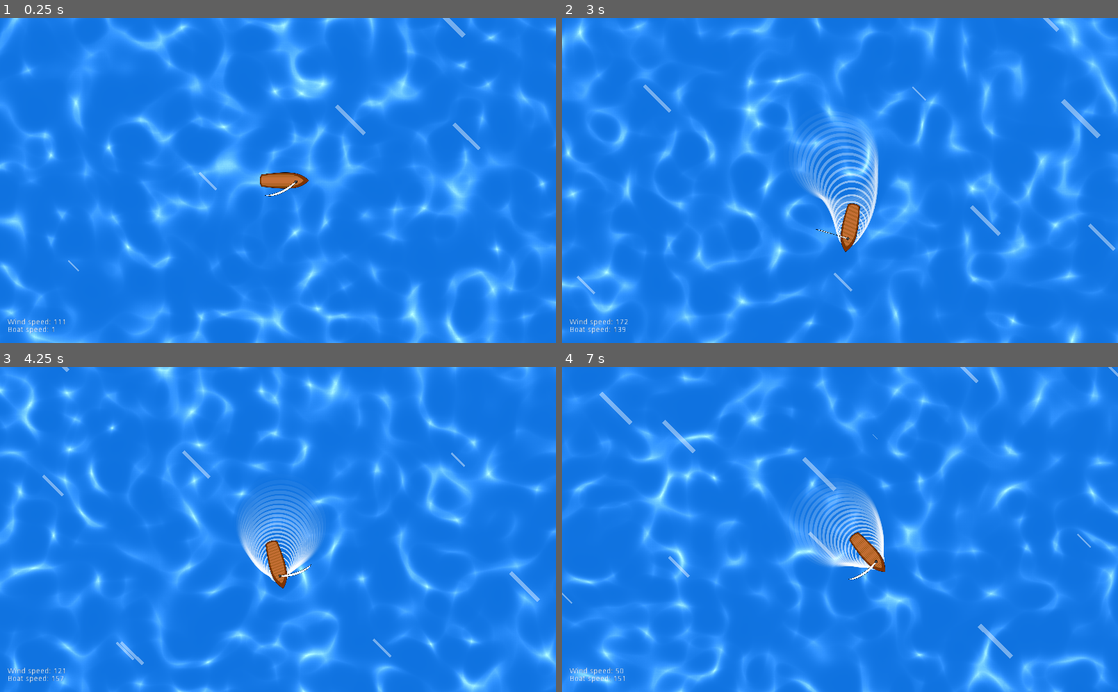
Above: before the commit, frames 1-4 (two rows, left to right).
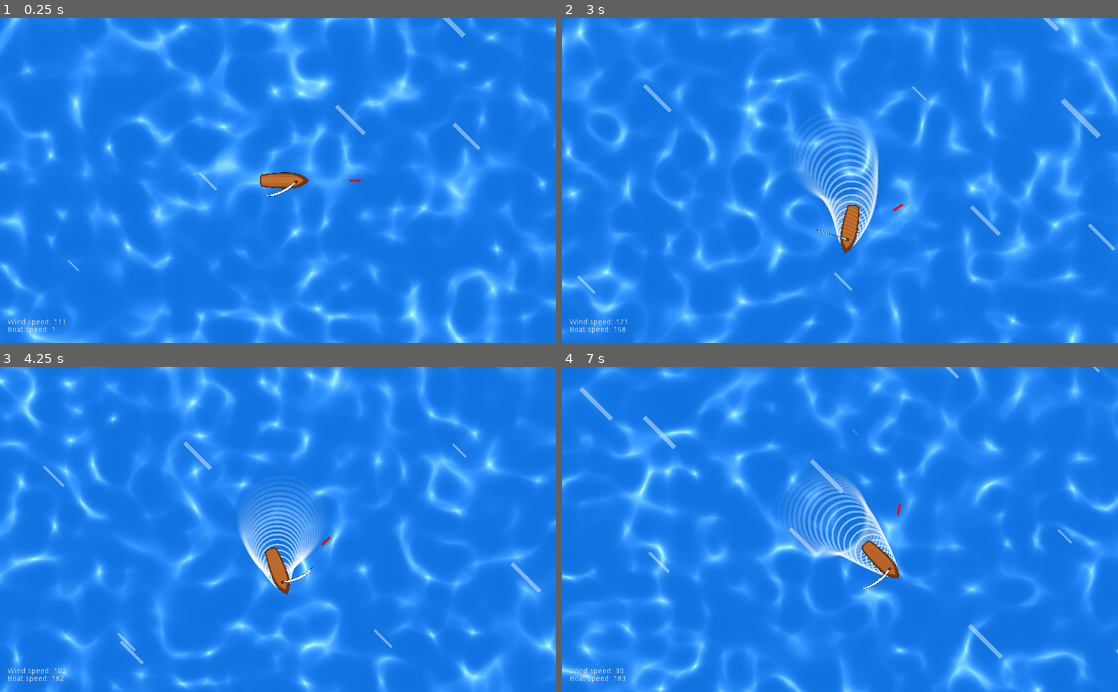
Above: after the commit, the same moments.

Repository: Norodix/SailGame
Game: Godot game, scene res://World.tscn
Same seed, same stepped clock (60 frames per second), same inputs: the game is played once before the commit and once after it.
Inputs:
- Up to frame 1 (0.25 s): no input
- Up to frame 2 (3 s): hold D (right) 0.53-1.28 s; hold Q (loosen) 0.53-1.28 s; hold S (down) 1.28-2.03 s; tap E (tighten) at 1.35, 2.85 s; hold D (right) 2.03-2.78 s; hold Q (loosen) 2.03-2.78 s; hold W (up) from 2.78 s (still down)
- Up to frame 3 (4.25 s): release W (up) at 3.53 s; hold A (left) from 3.53 s (still down); hold Q (loosen) from 3.53 s (still down)
- Up to frame 4 (7 s): release Q (loosen) at 4.28 s; tap E (tighten) at 4.35, 5.85 s; release A (left) at 5.03 s; hold S (down) 5.03-5.78 s; hold Q (loosen) 5.03-5.78 s; hold D (right) 5.78-6.53 s; hold W (up) from 6.53 s (still down); hold Q (loosen) from 6.53 s (still down)

The runs differ from the first frame. In frame 1, less than 0.1% of the frame differs, in the area x 62-65%, y 49-51%; in frame 2, 0.4%; in frame 3, 16%; in frame 4, 24%, in the area x 0-100%, y 0-100%.

Commit message:
Added crate catching and debug overlay

Diff:
--- /dev/null
+++ b/Art/crate.svg
@@ -0,0 +1,212 @@
+<?xml version="1.0" encoding="UTF-8" standalone="no"?>
+<svg
+   xmlns:dc="http://purl.org/dc/elements/1.1/"
+   xmlns:cc="http://creativecommons.org/ns#"
+   xmlns:rdf="http://www.w3.org/1999/02/22-rdf-syntax-ns#"
+   xmlns:svg="http://www.w3.org/2000/svg"
+   xmlns="http://www.w3.org/2000/svg"
+   xmlns:sodipodi="http://sodipodi.sourceforge.net/DTD/sodipodi-0.dtd"
+   xmlns:inkscape="http://www.inkscape.org/namespaces/inkscape"
+   width="210mm"
+   height="297mm"
+   viewBox="0 0 210 297"
+   version="1.1"
+   id="svg8"
+   inkscape:version="1.0.1 (3bc2e813f5, 2020-09-07)"
+   sodipodi:docname="crate.svg"
+   inkscape:export-filename="/home/bence/Documents/SailGame/Art/crate.png"
+   inkscape:export-xdpi="300"
+   inkscape:export-ydpi="300">
+  <defs
+     id="defs2" />
+  <sodipodi:namedview
+     id="base"
+     pagecolor="#ffffff"
+     bordercolor="#666666"
+     borderopacity="1.0"
+     inkscape:pageopacity="0.0"
+     inkscape:pageshadow="2"
+     inkscape:zoom="0.5"
+     inkscape:cx="-62.206488"
+     inkscape:cy="425.52771"
+     inkscape:document-units="mm"
+     inkscape:current-layer="layer1"
+     inkscape:document-rotation="0"
+     showgrid="true"
+     inkscape:window-width="1920"
+     inkscape:window-height="1016"
+     inkscape:window-x="1920"
+     inkscape:window-y="27"
+     inkscape:window-maximized="1"
+     inkscape:snap-grids="false">
+    <inkscape:grid
+       type="axonomgrid"
+       id="grid837"
+       spacingy="1"
+       visible="false"
+       enabled="false" />
+  </sodipodi:namedview>
+  <metadata
+     id="metadata5">
+    <rdf:RDF>
+      <cc:Work
+         rdf:about="">
+        <dc:format>image/svg+xml</dc:format>
+        <dc:type
+           rdf:resource="http://purl.org/dc/dcmitype/StillImage" />
+        <dc:title></dc:title>
+      </cc:Work>
+    </rdf:RDF>
+  </metadata>
+  <g
+     inkscape:label="Layer 1"
+     inkscape:groupmode="layer"
+     id="layer1">
+    <g
+       id="g899">
+      <g
+         id="g990"
+         style="stroke:#000000;stroke-opacity:1;stroke-width:1;stroke-miterlimit:4;stroke-dasharray:none">
+        <path
+           style="font-variation-settings:normal;opacity:1;vector-effect:none;fill:#2f1900;fill-opacity:1;stroke:#000000;stroke-width:1;stroke-linecap:butt;stroke-linejoin:round;stroke-miterlimit:4;stroke-dasharray:none;stroke-dashoffset:0;stroke-opacity:1;stop-color:#2f1900;stop-opacity:1"
+           d="m 86.60254,100 43.30127,25 43.30127,-25 -43.30127,-25 -43.30127,25"
+           id="path839" />
+        <path
+           style="font-variation-settings:normal;opacity:1;vector-effect:none;fill:#c87137;fill-opacity:1;stroke:#000000;stroke-width:1;stroke-linecap:butt;stroke-linejoin:round;stroke-miterlimit:4;stroke-dasharray:none;stroke-dashoffset:0;stroke-opacity:1;stop-color:#2f1900;stop-opacity:1"
+           d="M 95.262797,100 129.90381,120.00001 164.54483,100 129.90381,79.999999 95.262797,100"
+           id="path857" />
+        <path
+           style="font-variation-settings:normal;opacity:1;vector-effect:none;fill:#2f1900;fill-opacity:1;stroke:#000000;stroke-width:1;stroke-linecap:butt;stroke-linejoin:round;stroke-miterlimit:4;stroke-dasharray:none;stroke-dashoffset:0;stroke-opacity:1;stop-color:#2f1900;stop-opacity:1"
+           d="m 100.45895,100 2.59807,1.5 29.44487,-17 -2.59808,-1.5 z"
+           id="path929"
+           sodipodi:nodetypes="ccccc" />
+        <path
+           style="font-variation-settings:normal;opacity:1;vector-effect:none;fill:#2f1900;fill-opacity:1;stroke:#000000;stroke-width:1;stroke-linecap:butt;stroke-linejoin:round;stroke-miterlimit:4;stroke-dasharray:none;stroke-dashoffset:0;stroke-opacity:1;stop-color:#2f1900;stop-opacity:1"
+           d="m 104.78908,102.5 2.59807,1.5 29.44487,-17 -2.59808,-1.5 z"
+           id="path951"
+           sodipodi:nodetypes="ccccc" />
+        <path
+           style="font-variation-settings:normal;opacity:1;vector-effect:none;fill:#2f1900;fill-opacity:1;stroke:#000000;stroke-width:1;stroke-linecap:butt;stroke-linejoin:round;stroke-miterlimit:4;stroke-dasharray:none;stroke-dashoffset:0;stroke-opacity:1;stop-color:#2f1900;stop-opacity:1"
+           d="m 109.11921,105 2.59807,1.5 29.44487,-17 -2.59808,-1.5 z"
+           id="path953"
+           sodipodi:nodetypes="ccccc" />
+        <path
+           style="font-variation-settings:normal;opacity:1;vector-effect:none;fill:#2f1900;fill-opacity:1;stroke:#000000;stroke-width:1;stroke-linecap:butt;stroke-linejoin:round;stroke-miterlimit:4;stroke-dasharray:none;stroke-dashoffset:0;stroke-opacity:1;stop-color:#2f1900;stop-opacity:1"
+           d="m 113.44933,107.5 2.59807,1.5 29.44487,-17 -2.59808,-1.5 z"
+           id="path955"
+           sodipodi:nodetypes="ccccc" />
+        <path
+           style="font-variation-settings:normal;opacity:1;vector-effect:none;fill:#2f1900;fill-opacity:1;stroke:#000000;stroke-width:1;stroke-linecap:butt;stroke-linejoin:round;stroke-miterlimit:4;stroke-dasharray:none;stroke-dashoffset:0;stroke-opacity:1;stop-color:#2f1900;stop-opacity:1"
+           d="m 117.77946,110 2.59807,1.5 29.44487,-17 -2.59808,-1.5 z"
+           id="path957"
+           sodipodi:nodetypes="ccccc" />
+        <path
+           style="font-variation-settings:normal;opacity:1;vector-effect:none;fill:#2f1900;fill-opacity:1;stroke:#000000;stroke-width:1;stroke-linecap:butt;stroke-linejoin:round;stroke-miterlimit:4;stroke-dasharray:none;stroke-dashoffset:0;stroke-opacity:1;stop-color:#2f1900;stop-opacity:1"
+           d="m 122.10958,112.5 2.59807,1.5 29.44487,-17 -2.59808,-1.5 z"
+           id="path959"
+           sodipodi:nodetypes="ccccc" />
+        <path
+           style="font-variation-settings:normal;opacity:1;vector-effect:none;fill:#2f1900;fill-opacity:1;stroke:#000000;stroke-width:1;stroke-linecap:butt;stroke-linejoin:round;stroke-miterlimit:4;stroke-dasharray:none;stroke-dashoffset:0;stroke-opacity:1;stop-color:#2f1900;stop-opacity:1"
+           d="m 126.43972,115 2.59807,1.5 29.44487,-17 -2.59808,-1.5 z"
+           id="path961"
+           sodipodi:nodetypes="ccccc" />
+      </g>
+      <g
+         id="g1050"
+         transform="rotate(60,86.60254,100)"
+         style="stroke:#000000;stroke-opacity:1;stroke-width:1;stroke-miterlimit:4;stroke-dasharray:none">
+        <path
+           style="font-variation-settings:normal;opacity:1;vector-effect:none;fill:#2f1900;fill-opacity:1;stroke:#000000;stroke-width:1;stroke-linecap:butt;stroke-linejoin:round;stroke-miterlimit:4;stroke-dasharray:none;stroke-dashoffset:0;stroke-opacity:1;stop-color:#2f1900;stop-opacity:1"
+           d="m 86.60254,100 43.30127,25 43.30127,-25 -43.30127,-25 -43.30127,25"
+           id="path1032" />
+        <path
+           style="font-variation-settings:normal;opacity:1;vector-effect:none;fill:#c87137;fill-opacity:1;stroke:#000000;stroke-width:1;stroke-linecap:butt;stroke-linejoin:round;stroke-miterlimit:4;stroke-dasharray:none;stroke-dashoffset:0;stroke-opacity:1;stop-color:#2f1900;stop-opacity:1"
+           d="M 95.262797,100 129.90381,120.00001 164.54483,100 129.90381,79.999999 95.262797,100"
+           id="path1034" />
+        <path
+           style="font-variation-settings:normal;opacity:1;vector-effect:none;fill:#2f1900;fill-opacity:1;stroke:#000000;stroke-width:1;stroke-linecap:butt;stroke-linejoin:round;stroke-miterlimit:4;stroke-dasharray:none;stroke-dashoffset:0;stroke-opacity:1;stop-color:#2f1900;stop-opacity:1"
+           d="m 100.45895,100 2.59807,1.5 29.44487,-17 -2.59808,-1.5 z"
+           id="path1036"
+           sodipodi:nodetypes="ccccc" />
+        <path
+           style="font-variation-settings:normal;opacity:1;vector-effect:none;fill:#2f1900;fill-opacity:1;stroke:#000000;stroke-width:1;stroke-linecap:butt;stroke-linejoin:round;stroke-miterlimit:4;stroke-dasharray:none;stroke-dashoffset:0;stroke-opacity:1;stop-color:#2f1900;stop-opacity:1"
+           d="m 104.78908,102.5 2.59807,1.5 29.44487,-17 -2.59808,-1.5 z"
+           id="path1038"
+           sodipodi:nodetypes="ccccc" />
+        <path
+           style="font-variation-settings:normal;opacity:1;vector-effect:none;fill:#2f1900;fill-opacity:1;stroke:#000000;stroke-width:1;stroke-linecap:butt;stroke-linejoin:round;stroke-miterlimit:4;stroke-dasharray:none;stroke-dashoffset:0;stroke-opacity:1;stop-color:#2f1900;stop-opacity:1"
+           d="m 109.11921,105 2.59807,1.5 29.44487,-17 -2.59808,-1.5 z"
+           id="path1040"
+           sodipodi:nodetypes="ccccc" />
+        <path
+           style="font-variation-settings:normal;opacity:1;vector-effect:none;fill:#2f1900;fill-opacity:1;stroke:#000000;stroke-width:1;stroke-linecap:butt;stroke-linejoin:round;stroke-miterlimit:4;stroke-dasharray:none;stroke-dashoffset:0;stroke-opacity:1;stop-color:#2f1900;stop-opacity:1"
+           d="m 113.44933,107.5 2.59807,1.5 29.44487,-17 -2.59808,-1.5 z"
+           id="path1042"
+           sodipodi:nodetypes="ccccc" />
+        <path
+           style="font-variation-settings:normal;opacity:1;vector-effect:none;fill:#2f1900;fill-opacity:1;stroke:#000000;stroke-width:1;stroke-linecap:butt;stroke-linejoin:round;stroke-miterlimit:4;stroke-dasharray:none;stroke-dashoffset:0;stroke-opacity:1;stop-color:#2f1900;stop-opacity:1"
+           d="m 117.77946,110 2.59807,1.5 29.44487,-17 -2.59808,-1.5 z"
+           id="path1044"
+           sodipodi:nodetypes="ccccc" />
+        <path
+           style="font-variation-settings:normal;opacity:1;vector-effect:none;fill:#2f1900;fill-opacity:1;stroke:#000000;stroke-width:1;stroke-linecap:butt;stroke-linejoin:round;stroke-miterlimit:4;stroke-dasharray:none;stroke-dashoffset:0;stroke-opacity:1;stop-color:#2f1900;stop-opacity:1"
+           d="m 122.10958,112.5 2.59807,1.5 29.44487,-17 -2.59808,-1.5 z"
+           id="path1046"
+           sodipodi:nodetypes="ccccc" />
+        <path
+           style="font-variation-settings:normal;opacity:1;vector-effect:none;fill:#2f1900;fill-opacity:1;stroke:#000000;stroke-width:1;stroke-linecap:butt;stroke-linejoin:round;stroke-miterlimit:4;stroke-dasharray:none;stroke-dashoffset:0;stroke-opacity:1;stop-color:#2f1900;stop-opacity:1"
+           d="m 126.43972,115 2.59807,1.5 29.44487,-17 -2.59808,-1.5 z"
+           id="path1048"
+           sodipodi:nodetypes="ccccc" />
+      </g>
+      <g
+         id="g1070"
+         transform="rotate(-60,173.20508,100)"
+         style="stroke:#000000;stroke-opacity:1;stroke-width:1;stroke-miterlimit:4;stroke-dasharray:none">
+        <path
+           style="font-variation-settings:normal;opacity:1;vector-effect:none;fill:#2f1900;fill-opacity:1;stroke:#000000;stroke-width:1;stroke-linecap:butt;stroke-linejoin:round;stroke-miterlimit:4;stroke-dasharray:none;stroke-dashoffset:0;stroke-opacity:1;stop-color:#2f1900;stop-opacity:1"
+           d="m 86.60254,100 43.30127,25 43.30127,-25 -43.30127,-25 -43.30127,25"
+           id="path1052" />
+        <path
+           style="font-variation-settings:normal;opacity:1;vector-effect:none;fill:#c87137;fill-opacity:1;stroke:#000000;stroke-width:1;stroke-linecap:butt;stroke-linejoin:round;stroke-miterlimit:4;stroke-dasharray:none;stroke-dashoffset:0;stroke-opacity:1;stop-color:#2f1900;stop-opacity:1"
+           d="M 95.262797,100 129.90381,120.00001 164.54483,100 129.90381,79.999999 95.262797,100"
+           id="path1054" />
+        <path
+           style="font-variation-settings:normal;opacity:1;vector-effect:none;fill:#2f1900;fill-opacity:1;stroke:#000000;stroke-width:1;stroke-linecap:butt;stroke-linejoin:round;stroke-miterlimit:4;stroke-dasharray:none;stroke-dashoffset:0;stroke-opacity:1;stop-color:#2f1900;stop-opacity:1"
+           d="m 100.45895,100 2.59807,1.5 29.44487,-17 -2.59808,-1.5 z"
+           id="path1056"
+           sodipodi:nodetypes="ccccc" />
+        <path
+           style="font-variation-settings:normal;opacity:1;vector-effect:none;fill:#2f1900;fill-opacity:1;stroke:#000000;stroke-width:1;stroke-linecap:butt;stroke-linejoin:round;stroke-miterlimit:4;stroke-dasharray:none;stroke-dashoffset:0;stroke-opacity:1;stop-color:#2f1900;stop-opacity:1"
+           d="m 104.78908,102.5 2.59807,1.5 29.44487,-17 -2.59808,-1.5 z"
+           id="path1058"
+           sodipodi:nodetypes="ccccc" />
+        <path
+           style="font-variation-settings:normal;opacity:1;vector-effect:none;fill:#2f1900;fill-opacity:1;stroke:#000000;stroke-width:1;stroke-linecap:butt;stroke-linejoin:round;stroke-miterlimit:4;stroke-dasharray:none;stroke-dashoffset:0;stroke-opacity:1;stop-color:#2f1900;stop-opacity:1"
+           d="m 109.11921,105 2.59807,1.5 29.44487,-17 -2.59808,-1.5 z"
+           id="path1060"
+           sodipodi:nodetypes="ccccc" />
+        <path
+           style="font-variation-settings:normal;opacity:1;vector-effect:none;fill:#2f1900;fill-opacity:1;stroke:#000000;stroke-width:1;stroke-linecap:butt;stroke-linejoin:round;stroke-miterlimit:4;stroke-dasharray:none;stroke-dashoffset:0;stroke-opacity:1;stop-color:#2f1900;stop-opacity:1"
+           d="m 113.44933,107.5 2.59807,1.5 29.44487,-17 -2.59808,-1.5 z"
+           id="path1062"
+           sodipodi:nodetypes="ccccc" />
+        <path
+           style="font-variation-settings:normal;opacity:1;vector-effect:none;fill:#2f1900;fill-opacity:1;stroke:#000000;stroke-width:1;stroke-linecap:butt;stroke-linejoin:round;stroke-miterlimit:4;stroke-dasharray:none;stroke-dashoffset:0;stroke-opacity:1;stop-color:#2f1900;stop-opacity:1"
+           d="m 117.77946,110 2.59807,1.5 29.44487,-17 -2.59808,-1.5 z"
+           id="path1064"
+           sodipodi:nodetypes="ccccc" />
+        <path
+           style="font-variation-settings:normal;opacity:1;vector-effect:none;fill:#2f1900;fill-opacity:1;stroke:#000000;stroke-width:1;stroke-linecap:butt;stroke-linejoin:round;stroke-miterlimit:4;stroke-dasharray:none;stroke-dashoffset:0;stroke-opacity:1;stop-color:#2f1900;stop-opacity:1"
+           d="m 122.10958,112.5 2.59807,1.5 29.44487,-17 -2.59808,-1.5 z"
+           id="path1066"
+           sodipodi:nodetypes="ccccc" />
+        <path
+           style="font-variation-settings:normal;opacity:1;vector-effect:none;fill:#2f1900;fill-opacity:1;stroke:#000000;stroke-width:1;stroke-linecap:butt;stroke-linejoin:round;stroke-miterlimit:4;stroke-dasharray:none;stroke-dashoffset:0;stroke-opacity:1;stop-color:#2f1900;stop-opacity:1"
+           d="m 126.43972,115 2.59807,1.5 29.44487,-17 -2.59808,-1.5 z"
+           id="path1068"
+           sodipodi:nodetypes="ccccc" />
+      </g>
+    </g>
+  </g>
+</svg>
--- /dev/null
+++ b/CrateArea.gd
@@ -0,0 +1,27 @@
+extends Area2D
+
+
+# Declare member variables here. Examples:
+# var a = 2
+# var b = "text"
+var maxRadius = 2000
+var minRadius = 500
+
+
+# Called when the node enters the scene tree for the first time.
+func _ready():
+	pass # Replace with function body.
+
+# Called every frame. 'delta' is the elapsed time since the previous frame.
+#func _process(delta):
+#	pass
+
+signal pickUp
+
+func _on_CrateArea_body_entered(body):
+	var boat = get_node("../PlayerBoat")
+	if(body == boat):
+		self.emit_signal("pickUp")
+		var r=rand_range(minRadius, maxRadius)
+		var angle = randf()*2*PI
+		self.position += Vector2(cos(angle)*r, sin(angle)*r)
--- /dev/null
+++ b/DebugOverlay.gd
@@ -0,0 +1,37 @@
+
+extends CanvasLayer
+
+# Debug overlay by Gonkee - full tutorial https://youtu.be/8Us2cteHbbo
+
+var stats = []
+
+func add_stat(stat_name, object, stat_ref, is_method):
+	stats.append([stat_name, object, stat_ref, is_method])
+
+func _ready():
+	#self.add_stat("Velocity", $PlayerBoat, "linear_velocity", false)
+	pass
+
+func _process(delta):
+	var label_text = ""
+
+	var fps = Engine.get_frames_per_second()
+	label_text += str("FPS: ", fps)
+	label_text += "\n"
+
+	var mem = OS.get_static_memory_usage()
+	label_text += str("Static Memory: ", String.humanize_size(mem))
+	label_text += "\n"
+
+	for s in stats:
+		var value = null
+
+		if s[1] and weakref(s[1]).get_ref():
+			if s[3]:
+				value = s[1].call(s[2])
+			else:
+				value = s[1].get(s[2])
+		label_text += str(s[0], ": ", value)
+		label_text += "\n"
+
+	$Control/Label.text = label_text
--- a/Player.gd
+++ b/Player.gd
@@ -17,8 +17,19 @@
 
 
 # Called every frame. 'delta' is the elapsed time since the previous frame.
-#func _process(delta):
-#	pass
+func _process(delta):
+	update()
+
+func _draw():
+	var crate = get_node("../CrateArea")
+	var crateDirection = crate.global_position - self.global_position
+	crateDirection=crateDirection.normalized().rotated(-self.global_rotation)
+	#crateDirection=crateDirection.rotated(-self.global_rotation)
+	var start = crateDirection*100
+	var end   = crateDirection*120
+	draw_line(start, end, Color(1, 0, 0), 3, true)
+	pass
+
 
 func _integrate_forces(state):
 	var angle = 0
@@ -41,7 +52,7 @@
 	#the body of the ship pushes against the water to keep down sideways motion
 	self.linear_velocity -= (self.linear_velocity.dot(normal)*normal)*0.9
 	#print("LinearVelocity: ", self.linear_velocity.length())
-	var boatlabel=get_node("/root/World/GUI/BoatSpeed")
+	var boatlabel=get_node("/root/World/GUI/Control/BoatSpeed")
 	boatlabel.text="Boat speed: " + str(round(self.linear_velocity.length()))
 
 	#control the body of the ship by rotating it
@@ -55,6 +66,8 @@
 	#Apply the windforce on when the line is taut
 	#print($Sail.lineTaut)
 	if ($Sail.lineTaut):
-		self.applied_force = $Sail.windForce * 10
+		#Only apply force if it is in the same direction as the boat (pushback fix)
+		if (facing.dot($Sail.windForce) >= 0):
+			self.applied_force = $Sail.windForce * 10
 	else:
 		self.applied_force = Vector2(0, 0)
--- /dev/null
+++ b/Rocking.shader
@@ -0,0 +1,29 @@
+shader_type canvas_item;
+
+uniform float speed = 1.0;
+uniform float amplitude = 1.0;
+uniform float vertical : hint_range(0.1, 0.9);
+
+
+vec2 rotateUV(vec2 uv, vec2 pivot, float rotation) {
+    float cosa = cos(rotation);
+    float sina = sin(rotation);
+	vec2 uvOriginal=uv;
+	uvOriginal -= pivot;
+    return vec2(
+        cosa * uvOriginal.x - sina * uvOriginal.y,
+        cosa * uvOriginal.y + sina * uvOriginal.x
+    ) + pivot;
+}
+
+void fragment(){
+	//COLOR = (UV.y < 0.5) ? texture(TEXTURE, UV) : vec4(0);
+}
+
+void vertex() {
+    //VERTEX = rotateUV(VERTEX, vec2(0.5), TIME * speed);
+	float rotation_ang = sin(TIME*speed);
+	//rotation_ang=rotation_ang*rotation_ang*rotation_ang;
+	float rotation = rotation_ang*amplitude;
+	VERTEX = rotateUV(VERTEX, vec2(0, 0.3)/TEXTURE_PIXEL_SIZE, rotation);
+}
--- a/Sail.gd
+++ b/Sail.gd
@@ -7,7 +7,7 @@
 var forceCoefficient=10
 var windForce
 var lineTaut
-var tautLimit = 1#0.999
+var tautLimit = 0.999
 
 
 
@@ -68,6 +68,6 @@
 	#The sail excertes a push perpendicular to its surface
 	windForce = (wind.dot(normal))*(normal)*forceCoefficient
 	self.applied_force = windForce
-	var windlabel=get_node("/root/World/GUI/WindSpeed")
+	var windlabel=get_node("/root/World/GUI/Control/WindSpeed")
 	windlabel.text="Wind speed: " + str(round(wind.length()))
 	#print("Wind speed: ", wind.length())
--- a/World.tscn
+++ b/World.tscn
@@ -11,6 +11,10 @@
 [ext_resource path="res://Art/Ocean/seamless.png" type="Texture" id=9]
 [ext_resource path="res://Wake.gd" type="Script" id=10]
 [ext_resource path="res://WaterRidged.shader" type="Shader" id=11]
+[ext_resource path="res://DebugOverlay.gd" type="Script" id=12]
+[ext_resource path="res://Art/crate.png" type="Texture" id=13]
+[ext_resource path="res://Rocking.shader" type="Shader" id=14]
+[ext_resource path="res://CrateArea.gd" type="Script" id=15]
 
 [sub_resource type="CapsuleShape2D" id=1]
 radius = 44.6475
@@ -105,6 +109,15 @@
 flags = 23
 flags = 23
 size = Vector2( 1280, 1280 )
+
+[sub_resource type="ShaderMaterial" id=19]
+shader = ExtResource( 14 )
+shader_param/speed = 6.0
+shader_param/amplitude = 0.2
+shader_param/vertical = null
+
+[sub_resource type="CircleShape2D" id=20]
+radius = 15.0
 
 [node name="World" type="Node2D"]
 position = Vector2( 450.319, 237.071 )
@@ -199,7 +212,14 @@
 
 [node name="GUI" type="CanvasLayer" parent="."]
 
-[node name="WindSpeed" type="Label" parent="GUI"]
+[node name="Control" type="Control" parent="GUI"]
+margin_right = 40.0
+margin_bottom = 40.0
+__meta__ = {
+"_edit_use_anchors_": false
+}
+
+[node name="WindSpeed" type="Label" parent="GUI/Control"]
 margin_left = 13.6893
 margin_top = 554.656
 margin_right = 93.6893
@@ -209,7 +229,7 @@
 "_edit_use_anchors_": false
 }
 
-[node name="BoatSpeed" type="Label" parent="GUI"]
+[node name="BoatSpeed" type="Label" parent="GUI/Control"]
 margin_left = 13.6893
 margin_top = 568.656
 margin_right = 93.6893
@@ -218,3 +238,39 @@
 __meta__ = {
 "_edit_use_anchors_": false
 }
+
+[node name="DebugOverlay" type="CanvasLayer" parent="."]
+script = ExtResource( 12 )
+
+[node name="Control" type="Control" parent="DebugOverlay"]
+visible = false
+margin_right = 40.0
+margin_bottom = 40.0
+__meta__ = {
+"_edit_use_anchors_": false
+}
+
+[node name="Label" type="Label" parent="DebugOverlay/Control"]
+margin_left = 16.0
+margin_top = 16.0
+margin_right = 56.0
+margin_bottom = 30.0
+__meta__ = {
+"_edit_use_anchors_": false
+}
+
+[node name="CrateArea" type="Area2D" parent="."]
+position = Vector2( 785.388, 0 )
+script = ExtResource( 15 )
+
+[node name="Sprite" type="Sprite" parent="CrateArea"]
+material = SubResource( 19 )
+scale = Vector2( 0.03, 0.03 )
+texture = ExtResource( 13 )
+region_rect = Rect2( -246.803, -44.2639, 1505.93, 1262.26 )
+
+[node name="CollisionShape2D" type="CollisionShape2D" parent="CrateArea"]
+visible = false
+shape = SubResource( 20 )
+one_way_collision_margin = 0.0
+[connection signal="body_entered" from="CrateArea" to="CrateArea" method="_on_CrateArea_body_entered"]
Binary file added: Art/crate.png
Not shown, added: Art/crate.png.import
Not shown, added: Art/crate.svg.import
Not shown: 1 places in World.tscn that only renumber resources
